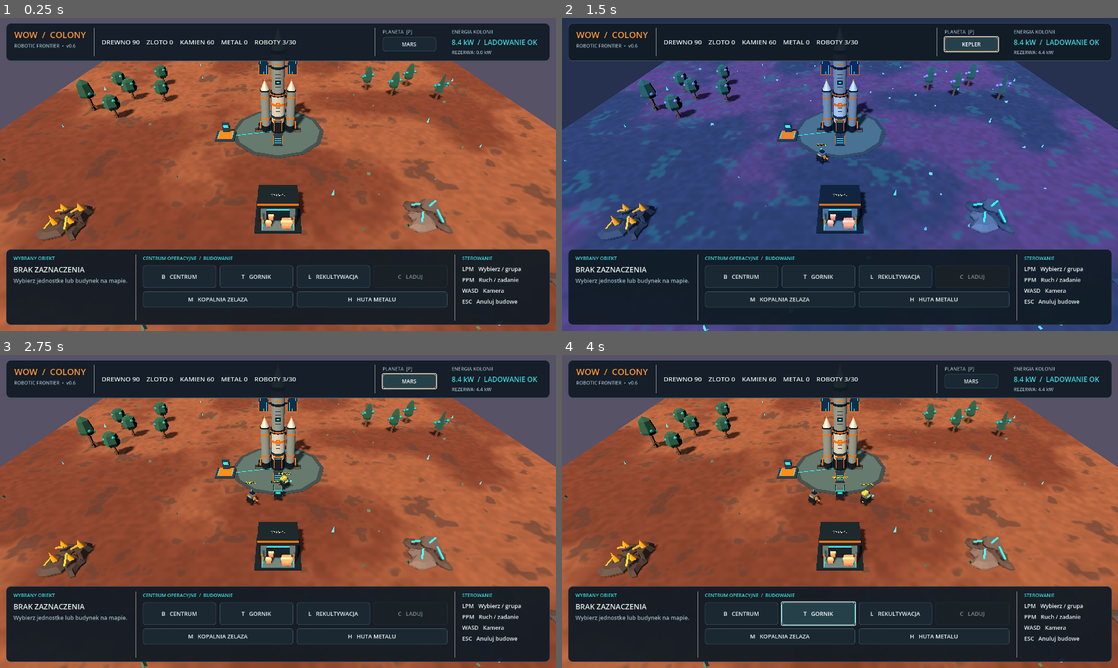
Above: before the commit, frames 1-4 (two rows, left to right).
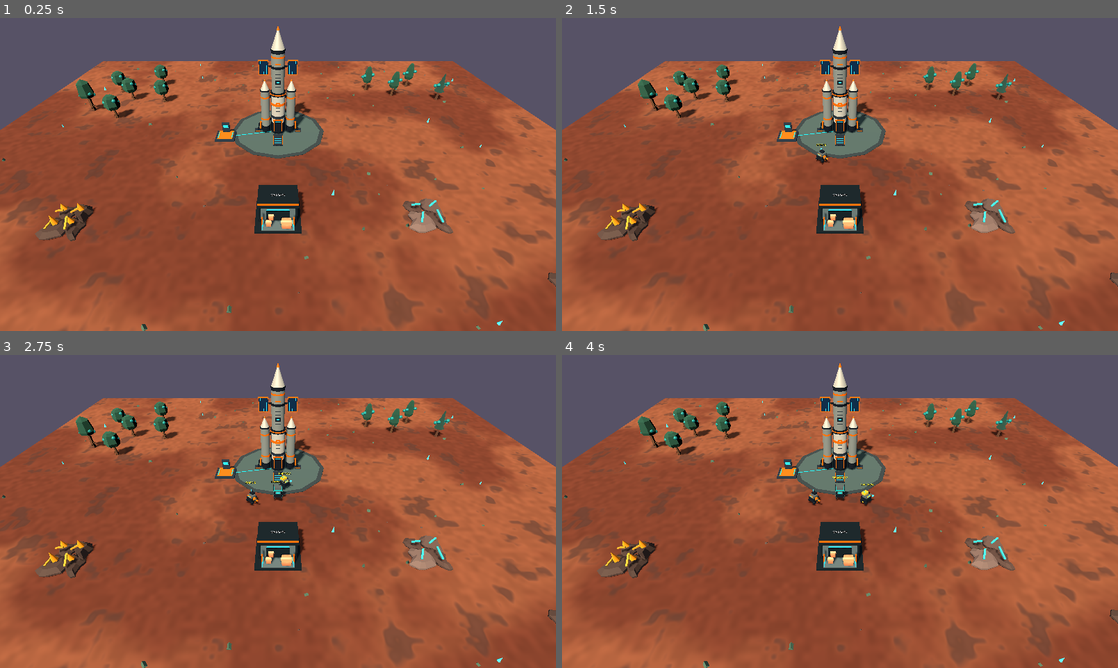
Above: after the commit, the same moments.

Repository: serafin1367/wow
Game: Godot game, scene res://scenes/main.tscn
Two runs of this game, one before a commit and one after it. Both use one fixed random seed, a clock stepped at 60 frames per second and the inputs below.
Inputs (mouse positions are in pixels of both pictures, inside the frame that each line leads up to):
- Up to frame 1 (0.25 s): no input
- Up to frame 2 (1.5 s): click (973, 43) at 0.5 s, where only the run before the commit has a clickable "MARS"; click (973, 43) at 1.25 s, where only the run before the commit has a clickable "ZIEMIA"
- Up to frame 3 (2.75 s): click (411, 380) at 2 s, where only the run before the commit has a clickable "KEPLER"
- Up to frame 4 (4 s): click (739, 614) at 2.75 s, where only the run before the commit has a clickable "B CENTRUM"; click (817, 614) at 3.5 s, where only the run before the commit has a clickable "T GORNIK"

The runs differ from the first frame. In frame 1, 35% of the frame differs, in the area x 1-99%, y 1-98%; in frame 2, 98%, in the area x 0-100%, y 0-100%; in frame 3, 35%; in frame 4, 35%.
Error after the commit: Parse Error: Cannot infer the type of "lateral" variable because the value doesn't have a set type. (res://scripts/conveyor_link.gd:140)

Commit message:
feat: build player-triggered A-star conveyor links between mine smelter and depot

Diff:
--- a/scripts/main.gd
+++ b/scripts/main.gd
@@ -16,6 +16,7 @@
 const DEPOT_VISUAL_SCRIPT = preload("res://scripts/depot_model.gd")
 const MINE_SCRIPT = preload("res://scripts/automated_mine.gd")
 const SMELTER_SCRIPT = preload("res://scripts/automated_smelter.gd")
+const CONVEYOR_SCRIPT = preload("res://scripts/conveyor_link.gd")
 const START_PLANET = "Mars"
 const LANDER_POSITION: Vector3 = Vector3(0.0, 0.0, -12.0)
 const CHARGER_POSITION: Vector3 = Vector3(-9.0, 0.0, -10.0)
@@ -31,6 +32,8 @@
 const MINE_COST: Dictionary = {"wood": 20, "stone": 10}
 const SMELTER_COST: Dictionary = {"wood": 30, "stone": 20}
 const SMELTER_RADIUS: float = 3.9
+const ORE_CONVEYOR_COST: Dictionary = {"metal": 5}
+const METAL_CONVEYOR_COST: Dictionary = {"metal": 8}
 const MAX_WORKERS: int = 30
 const DEPOT_POSITION: Vector3 = Vector3(0.0, 0.0, 8.0)
 const MAP_SIZE: float = 100.0
@@ -61,6 +64,8 @@
 var mine_build_mode: bool = false
 var smelter_build_mode: bool = false
 var unused_power_kw: float = 0.0
+var ore_conveyor = null
+var metal_conveyor = null
 
 
 func _ready() -> void:
@@ -508,9 +513,14 @@
 		if factory_mine.power_enabled:
 			power -= factory_mine.POWER_KW
 	if factory_smelter != null:
-		factory_smelter.power_enabled = power >= factory_smelter.POWER_KW
+		factory_smelter.power_enabled = power + 0.001 >= factory_smelter.POWER_KW
 		if factory_smelter.power_enabled:
 			power -= factory_smelter.POWER_KW
+	for belt in [ore_conveyor, metal_conveyor]:
+		if belt != null:
+			belt.powered = power + 0.001 >= belt.POWER_KW
+			if belt.powered:
+				power -= belt.POWER_KW
 	unused_power_kw = maxf(0.0, power)
 
 
@@ -534,6 +544,81 @@
 			robot.command_factory_route(factory_mine, factory_smelter, navigation, DEPOT_POSITION)
 			assigned += 1
 	_set_status("Transport przydzielony: %d robot(ow). PPM na ziemi przerywa zadanie." % assigned)
+
+
+func _build_ore_conveyor() -> void:
+	_build_conveyor("ore")
+
+
+func _build_metal_conveyor() -> void:
+	_build_conveyor("metal")
+
+
+func _build_conveyor(kind: String) -> void:
+	if factory_mine == null or factory_smelter == null:
+		_set_status("Najpierw zbuduj kopalnie (M) i hute (H).")
+		return
+	if kind == "ore" and ore_conveyor != null:
+		_set_status("Tasmociag rudy juz jest polaczony.")
+		return
+	if kind == "metal" and metal_conveyor != null:
+		_set_status("Tasmociag metalu juz jest polaczony.")
+		return
+
+	var cost: Dictionary = ORE_CONVEYOR_COST if kind == "ore" else METAL_CONVEYOR_COST
+	if not _can_afford(cost):
+		_set_status("Potrzeba %d metalu z huty, aby zbudowac tasme." % int(cost["metal"]))
+		return
+
+	var source_position: Vector3 = factory_mine.global_position if kind == "ore" else factory_smelter.global_position
+	var target_position: Vector3 = factory_smelter.global_position if kind == "ore" else DEPOT_POSITION
+	var source_radius: float = factory_mine.get_access_radius() if kind == "ore" else factory_smelter.get_access_radius()
+	var dest_radius: float = factory_smelter.get_access_radius() if kind == "ore" else DEPOT_BLOCK_RADIUS
+
+	# Prowadzimy tasme po bezpiecznych polach A* (bez zmiany kolizji ruchu robotow).
+	# Poczatkiem jest dostepny punkt wokol budynku, nie jego zablokowany srodek.
+	var near_source: Array[Vector3] = navigation.find_access_path(
+		target_position, source_position, source_radius + 0.9
+	)
+	if near_source.is_empty():
+		_set_status("Brak dostepnego podejscia do wyjscia budynku.")
+		return
+	var start: Vector3 = near_source[near_source.size() - 1]
+	var route: Array[Vector3] = navigation.find_access_path(start, target_position, dest_radius + 0.9)
+	if route.size() < 2:
+		_set_status("Nie mozna poprowadzic tasmy. Postaw budynki w dostepnej okolicy.")
+		return
+	if route.size() > 95:
+		_set_status("Ta wersja obsluguje tasmociagi do 95 segmentow.")
+		return
+	if not _spend_resources(cost):
+		return
+
+	var link = CONVEYOR_SCRIPT.new()
+	link.setup(kind, factory_mine if kind == "ore" else factory_smelter,
+		factory_smelter if kind == "ore" else get_node("Depot"), route)
+	add_child(link)
+	if kind == "ore":
+		ore_conveyor = link
+	else:
+		metal_conveyor = link
+		link.cargo_delivered.connect(_on_conveyor_delivered)
+	_update_factory_power()
+	_sync_factory_haulers()
+	_update_action_buttons()
+	_set_status("Podlaczono %s. Obserwuj przesuwajace sie paczki i prace robotow." % (
+		"ru­de z kopalni do huty" if kind == "ore" else "metal z huty do magazynu"
+	))
+
+
+func _on_conveyor_delivered(resource_type: String, amount: int) -> void:
+	_on_resource_delivered(resource_type, amount)
+
+
+func _sync_factory_haulers() -> void:
+	for robot in workers:
+		if robot.robot_role == "hauler":
+			robot.set_factory_belts(ore_conveyor != null, metal_conveyor != null)
 
 
 func _on_resource_depleted(resource, clearance_radius: float) -> void:
@@ -615,6 +700,8 @@
 	hud.charge_requested.connect(_charge_selected)
 	hud.mine_requested.connect(_toggle_mine_mode)
 	hud.smelter_requested.connect(_toggle_smelter_mode)
+	hud.ore_conveyor_requested.connect(_build_ore_conveyor)
+	hud.metal_conveyor_requested.connect(_build_metal_conveyor)
 	hud.planet_change_requested.connect(_cycle_planet)
 	add_child(hud)
 
@@ -659,9 +746,9 @@
 		elif selected_structure in foresters:
 			hud.set_structure("MODUL REKULTYWACJI", "Odnawianie drzew: cykl 8 sekund.")
 		elif selected_structure == factory_mine:
-			hud.set_structure("KOPALNIA ZELAZA", factory_mine.describe())
+			hud.set_structure("KOPALNIA ZELAZA", factory_mine.describe() + (" | TASMA RUDA" if ore_conveyor != null else ""))
 		elif selected_structure == factory_smelter:
-			hud.set_structure("HUTA METALU", factory_smelter.describe())
+			hud.set_structure("HUTA METALU", factory_smelter.describe() + (" | TASMA METAL" if metal_conveyor != null else ""))
 		else:
 			hud.set_no_selection()
 	else:
@@ -699,6 +786,12 @@
 			return
 		if event.keycode == KEY_H:
 			_toggle_smelter_mode()
+			return
+		if event.keycode == KEY_J:
+			_build_ore_conveyor()
+			return
+		if event.keycode == KEY_N:
+			_build_metal_conveyor()
 			return
 		if event.keycode == KEY_ESCAPE and (build_mode or forester_build_mode or mine_build_mode or smelter_build_mode):
 			_cancel_build_modes()
@@ -1154,6 +1247,7 @@
 			not selected_workers.is_empty()
 		)
 		hud.set_factory_availability(factory_mine != null, factory_smelter != null)
+		hud.set_conveyor_availability(ore_conveyor != null, metal_conveyor != null, factory_mine != null and factory_smelter != null)
 
 
 func _on_resource_delivered(resource_type: String, amount: int) -> void:
